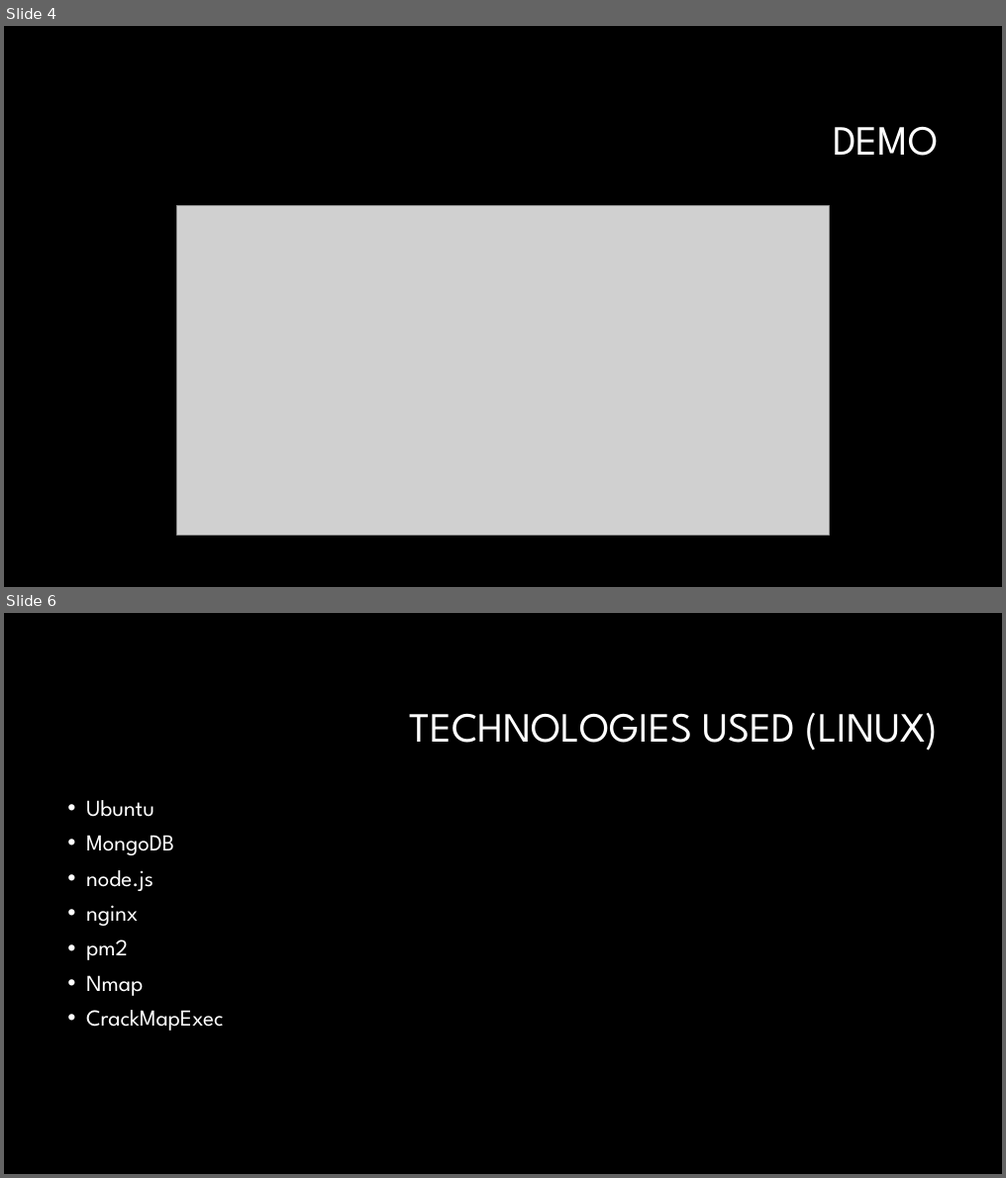
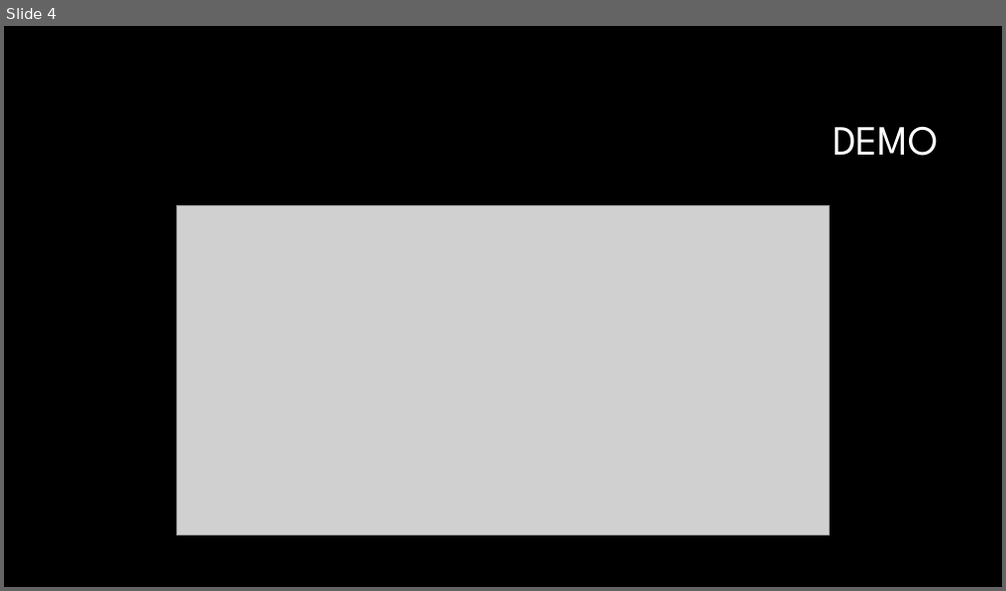
Before and after one commit to supertrey2004/Secure-Multi-Layer-Network-Project---Capstone, a slide deck: Docs/other/Slideshow.pptx. Shown one above the other, each under a label of ours: slides 4 and 6 before the commit, slide 4 after it; the slides between them are not shown. The pictures are 1006x1178 and 1006x591 pixels, drawn with LibreOffice and Linux fonts; fonts in the diff are those of the drawing; grey boxes stand for pictures; background and template pictures are left out. Boxes give left, top, right and bottom in pixels: in the first picture for what was removed or moved away, otherwise in the second. Text is boxed around its words. In the diff, an @@ line names an element or a change of style, - is before the commit and + after.

```diff
--- a/Docs/other/Slideshow.pptx
+++ b/Docs/other/Slideshow.pptx
@@ slide 6 removed at [4, 613, 1002, 1174], background #000000 @@
@@ title removed at [410, 713, 939, 751] @@
-TECHNOLOGIES USED (LINUX)
@@ text removed at [86, 800, 224, 1031] @@
-• Ubuntu
-• MongoDB
-• node.js
-• nginx
-• pm2
-• Nmap
-• CrackMapExec
```
Also in this commit, not shown: 6 slides changed, 2 slides added, 3 other slides removed, 4 other files.
